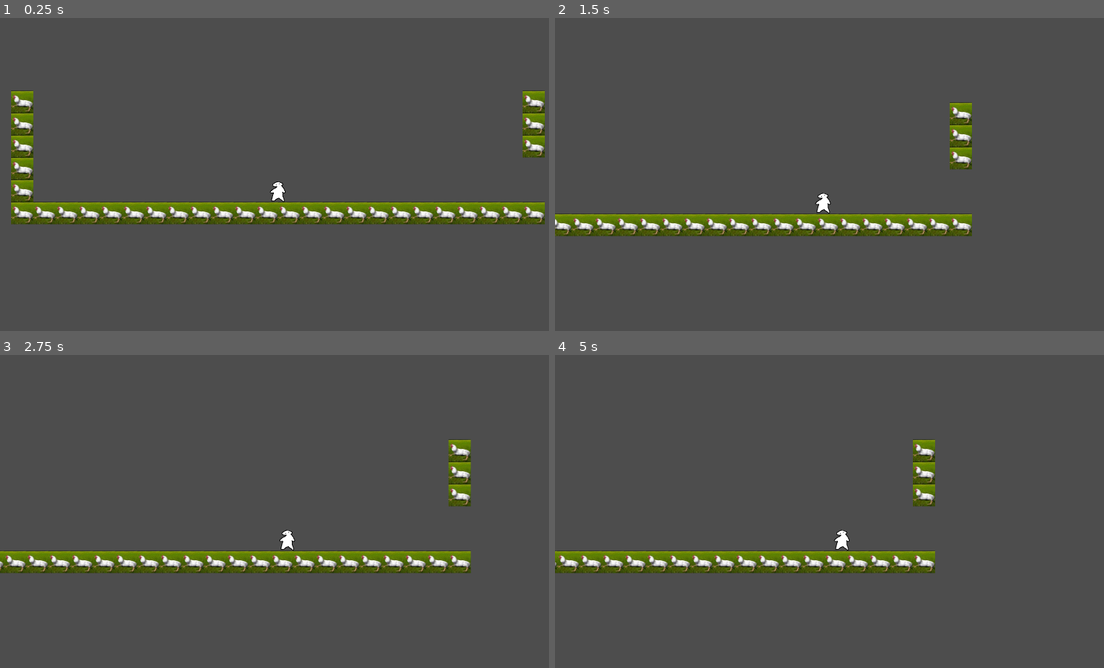
Above: before the commit, frames 1-4 (two rows, left to right).
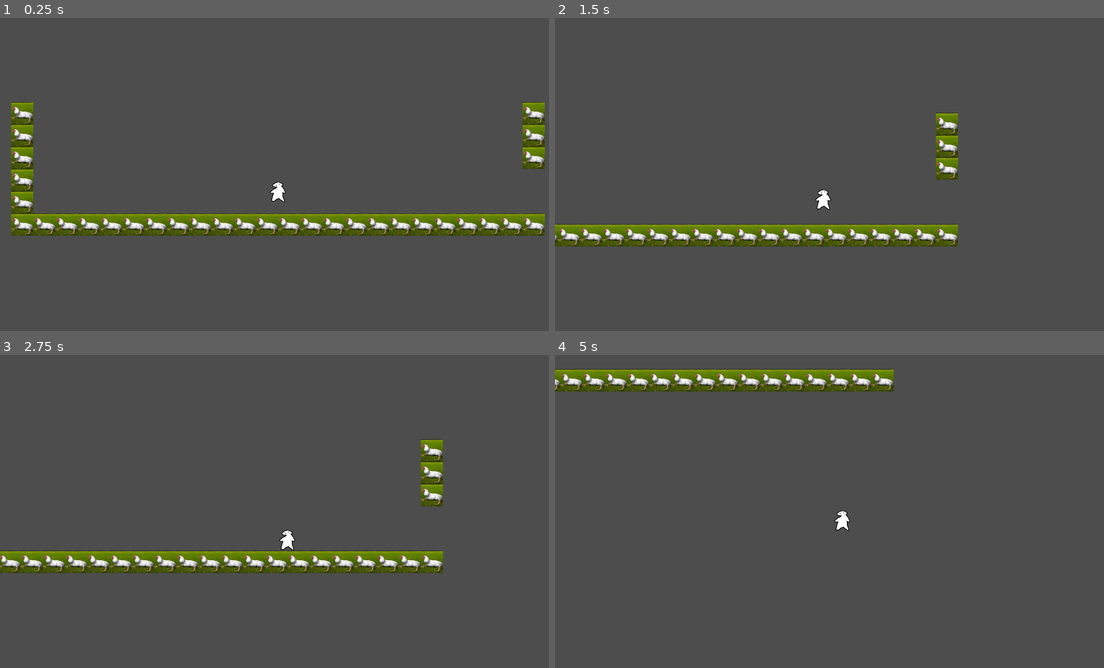
Above: after the commit, the same moments.

Repository: Lagoliri-Troglodytes/project-duct-tape
Game: Godot game, scene res://scenes/game.tscn
Same seed, same stepped clock (60 frames per second), same inputs: the game is played once before the commit and once after it.
Inputs:
- Up to frame 1 (0.25 s): no input
- Up to frame 2 (1.5 s): hold D (move_right) from 0.53 s (still down); tap Space (jump) at 0.77 s
- Up to frame 3 (2.75 s): tap Space (jump) at 1.52 s; release D (move_right) at 2.03 s; hold A (move_left) from 2.03 s (still down)
- Up to frame 4 (5 s): release A (move_left) at 2.78 s; hold D (move_right) 2.78-4.28 s; tap Space (jump) at 3.02, 3.77, 4.52 s; hold A (move_left) from 4.28 s (still down)

The runs differ from the first frame. In frame 1, 13% of the frame differs, in the area x 2-100%, y 23-70%; in frame 2, 9.2%; in frame 3, 4.7%; in frame 4, 11%.

Commit message:
Jump and Fall
Player is able to Jump and Fall

Diff:
--- a/scripts/player.gd
+++ b/scripts/player.gd
@@ -12,10 +12,10 @@
 
 
 func _physics_process(delta: float) -> void:
-	velocity = Vector2.ZERO
+	velocity.x = 0
 
 	if not is_on_floor():
-			velocity.y += gravity
+		velocity.y += gravity * delta
 
 	if Input.is_action_pressed("move_right"):
 		velocity.x += 1
@@ -24,8 +24,8 @@
 	if Input.is_action_pressed("jump") and is_on_floor():
 		velocity.y += jump_velocity
 
-	if velocity.length() > 0:
-		velocity = velocity.normalized() * speed
+	if abs(velocity.x) > 0:
+		velocity.x *= speed
 		$AnimatedSprite2D.play()
 	else:
 		$AnimatedSprite2D.stop()
